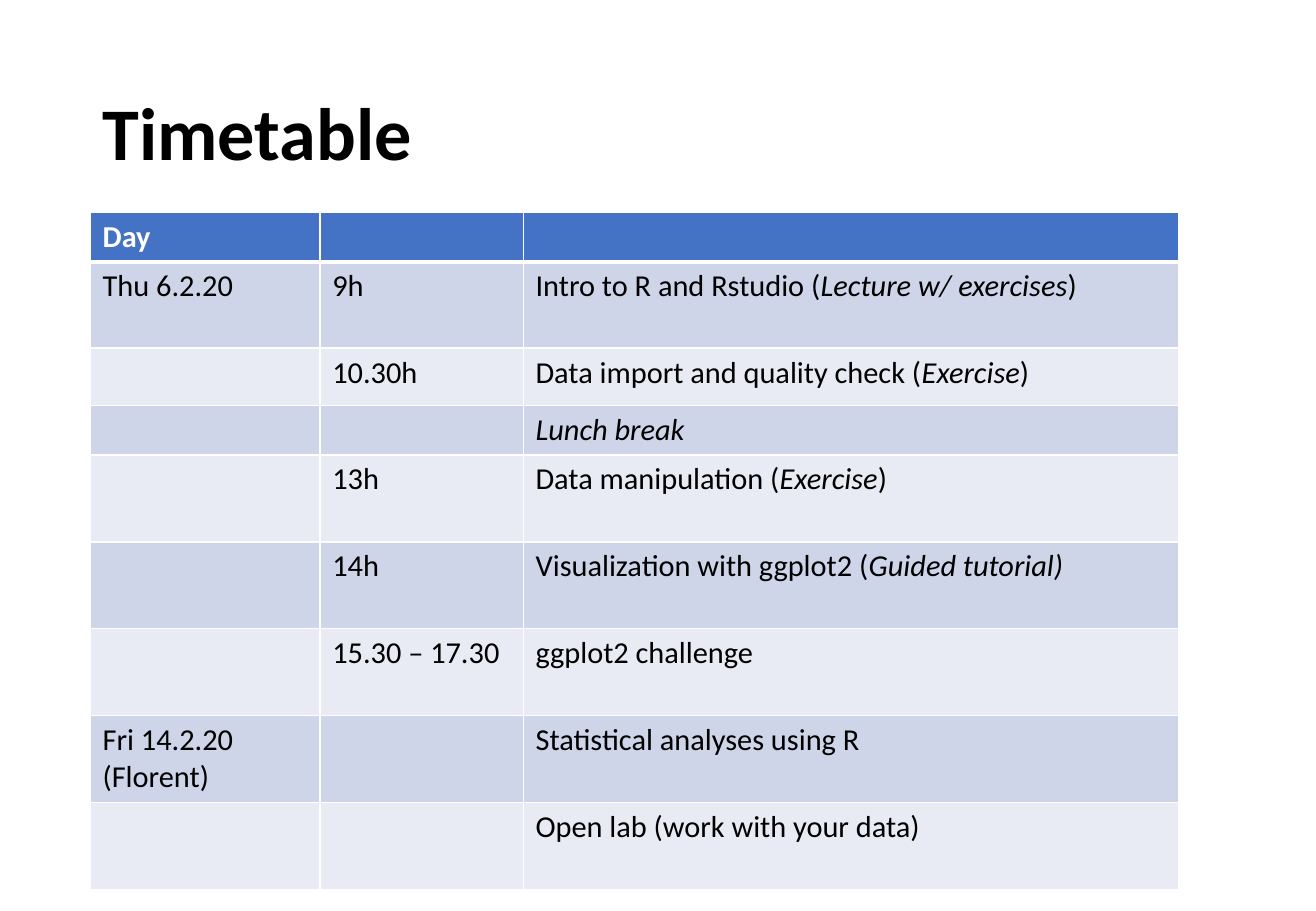
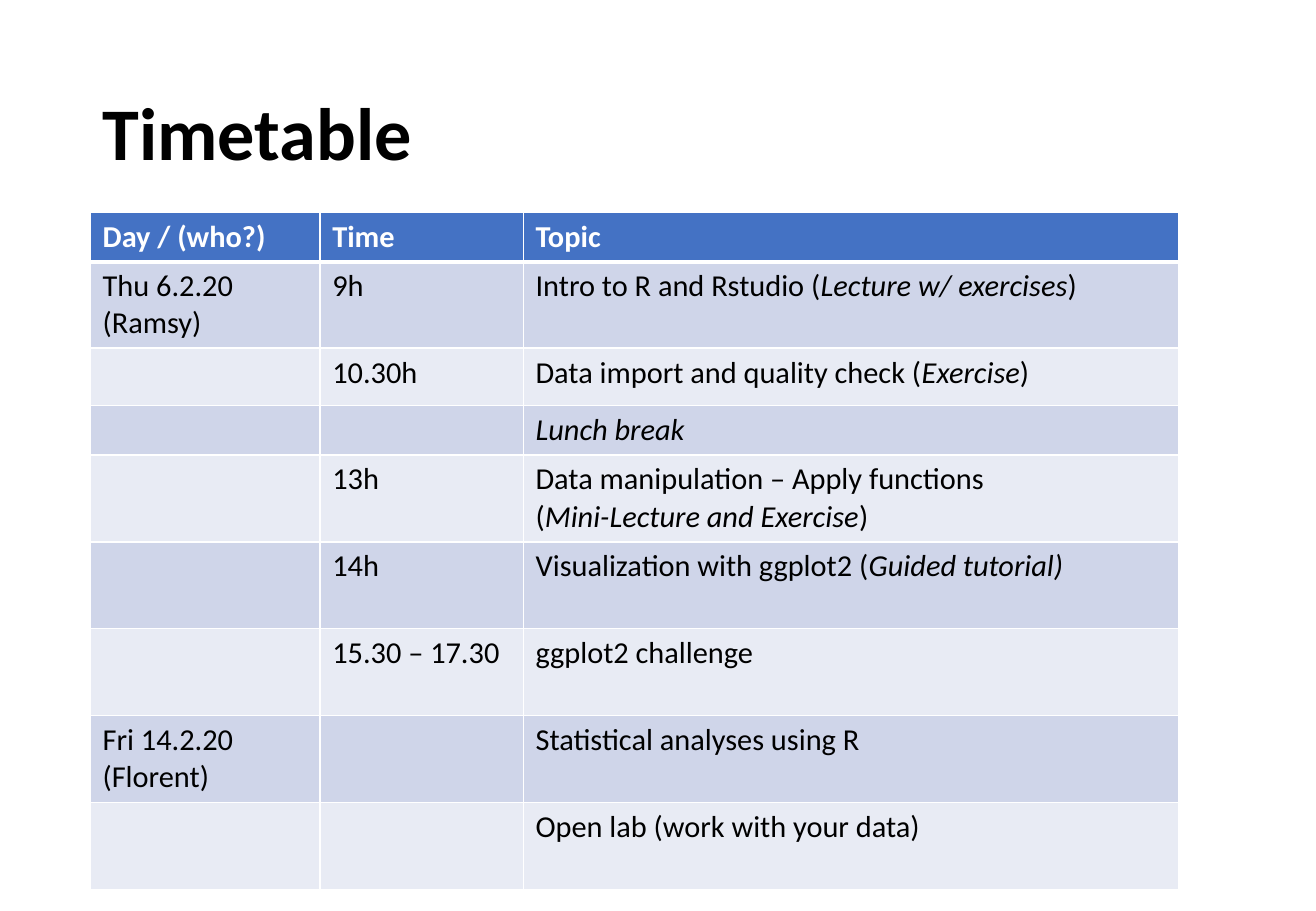
Before and after one commit to ramsyagha/tutorials, a slide deck: slide 2 of Lectures/1_Introduction to R.pptx. Drawn at 1316x911 pixels with LibreOffice and Linux fonts; fonts in the diff are those of the drawing. Boxes give left, top, right and bottom in pixels: in the first picture for what was removed or moved away, otherwise in the second. Text is boxed around its words. In the diff, an @@ line names an element or a change of style, - is before the commit and + after.

```diff
--- a/Lectures/1_Introduction to R.pptx
+++ b/Lectures/1_Introduction to R.pptx
@@ table at (90,213,1179,887) @@
-row 1: Day |  | 
+row 1: Day / (who?) | Time | Topic
-row 2, column 1: Thu 6.2.20
+row 2, column 1: Thu 6.2.20 (Ramsy)
-row 5, column 3: Data manipulation (Exercise)
+row 5, column 3: Data manipulation – Apply functions / (Mini-Lecture and Exercise)
```
Also in this commit, not shown: 25 other slides changed, 15 slides added, 1 slide removed.
